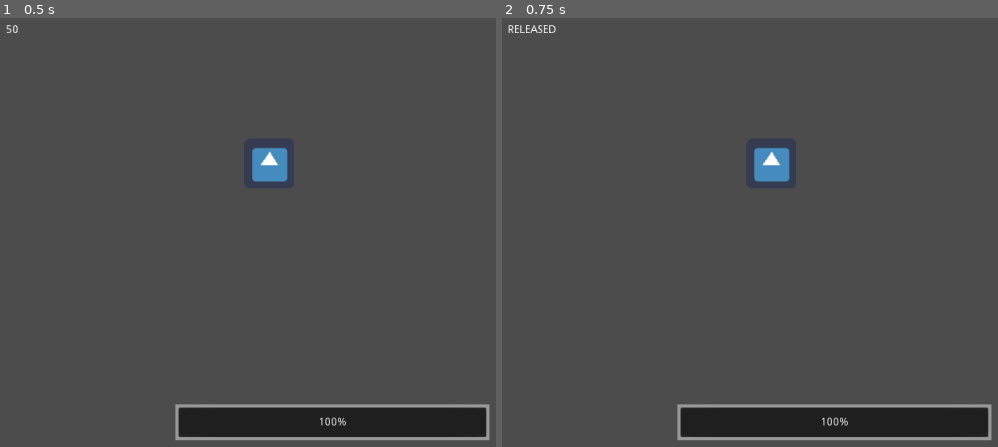
Above: before the commit, frames 1-2 (left to right).
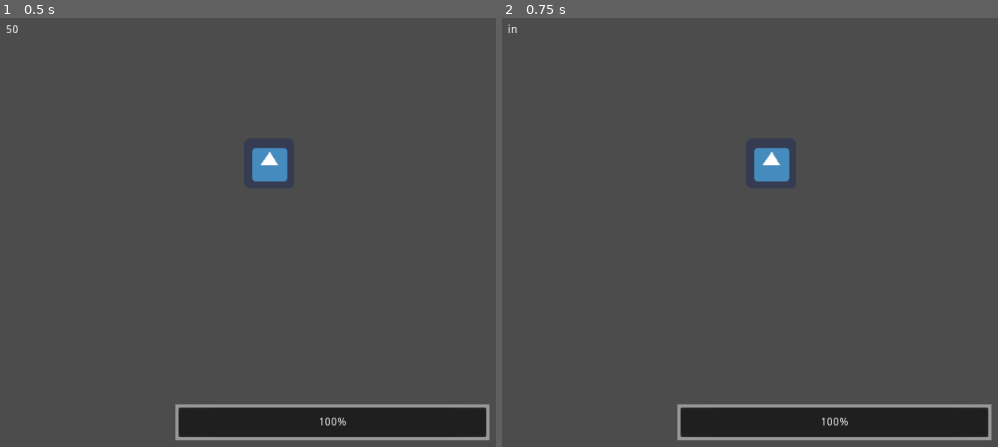
Above: after the commit, the same moments.

Repository: SaitenHazard/Android-1.0
Game: Godot game, scene res://Scene/World.tscn
The game is run twice, just before and just after one commit, with the same random seed, the same clock (stepped at 60 frames per second) and the same inputs. The engine's default icon, where the game draws it, is replaced by a stand-in: a white triangle on a blue panel in a dark square.
Inputs (mouse positions are in pixels of both pictures, inside the frame that each line leads up to):
- Up to frame 1 (0.5 s): no input
- Up to frame 2 (0.75 s): tap Enter at 0.5 s; move the mouse to (outside the picture) at 0.52 s; click (outside the picture) at 0.67 s

Frame 1 is identical in both runs. In frame 2, less than 0.1% of the frame differs, in the area x 1-11%, y 1-4%.

Commit message:
08/30/2021 01:49AM

Diff:
--- a/Game/Scene/CaptureCircle.gd
+++ b/Game/Scene/CaptureCircle.gd
@@ -40,30 +40,35 @@
 	line.points = points_use
 
 func _input(event):
-	if event is InputEventScreenTouch:
+	if event is InputEventScreenTouch and event.is_pressed():
 		state = STATES.JUST_PRESSED
 		touch_position = event.position
 
-	if event is InputEventScreenDrag:
+	elif event is InputEventScreenDrag:
 		state = STATES.PRESSED
+		touch_position = event.position
 
-	if not event is InputEventScreenDrag and not event is InputEventScreenTouch:
-		state = STATES.RELEASED
+	else:
+		if not OS.get_name() == "Windows":
+			state = STATES.RELEASED
 
+#	print(event is InputEventScreenTouch)
+#	print(event.is_pressed())
+#
 	_debug()
 
 func _debug():
 	if state == STATES.JUST_PRESSED:
 		print('JUST PRESSED')
-		label.text = 'JUST RELEASED'
+#		label.text = 'JUST PRESSED'
 
 	if state == STATES.PRESSED:
 		print('PRESSED')
-		label.text = 'PRESSED'
+#		label.text = 'PRESSED'
 
 	if state == STATES.RELEASED:
 		print('RELEASED')
-		label.text = 'RELEASED'
+#		label.text = 'RELEASED'
 
 func _initialize_draw_line():
 	if state == STATES.JUST_PRESSED:
@@ -83,19 +88,18 @@
 	if draw_shape:
 		return
 
-	if state == STATES.JUST_PRESSED:
-		if line_lenght >= max_line_length:
-			return
-
-		if points_line.empty():
+	if line_lenght < max_line_length:
+		if state == STATES.JUST_PRESSED:
 			points_line.append(touch_position)
 
-		if points_line[point_index].distance_to(touch_position) > 10:
-			line_lenght = line_lenght + 10
-			points_line.append(touch_position)
-			point_index +=1
+		if state == STATES.PRESSED:
+			if points_line[point_index].distance_to(touch_position) > 10:
+				line_lenght = line_lenght + 10
+				points_line.append(touch_position)
+				point_index +=1
 
 	if state == STATES.RELEASED:
+		label.text = 'in'
 		points_line = PoolVector2Array()
 
 	points_use = points_line
--- a/Game/Scene/World.tscn
+++ b/Game/Scene/World.tscn
@@ -42,3 +42,6 @@
 margin_right = 175.0
 margin_bottom = 144.0
 text = "50"
+__meta__ = {
+"_edit_use_anchors_": false
+}
Not shown, changed: Export/.apk
